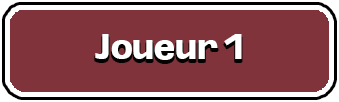
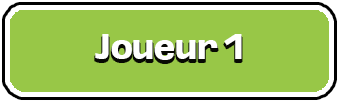
Two versions of the same layered image (339×102). Layer-by-layer changes:
painted on "Menu" over box(10, 10, 329, 92)
